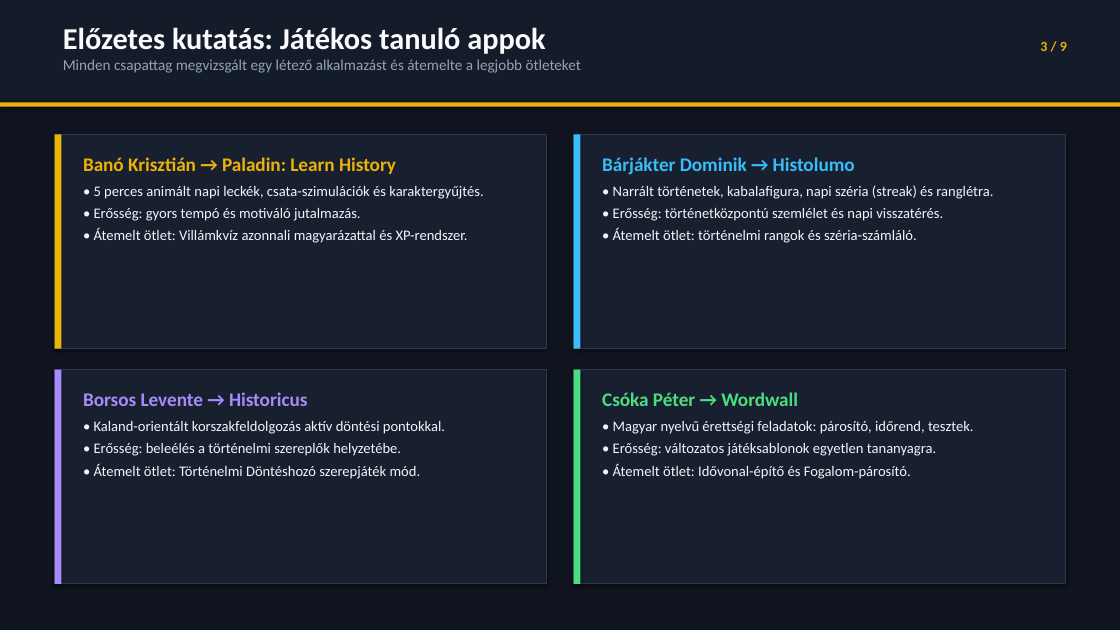
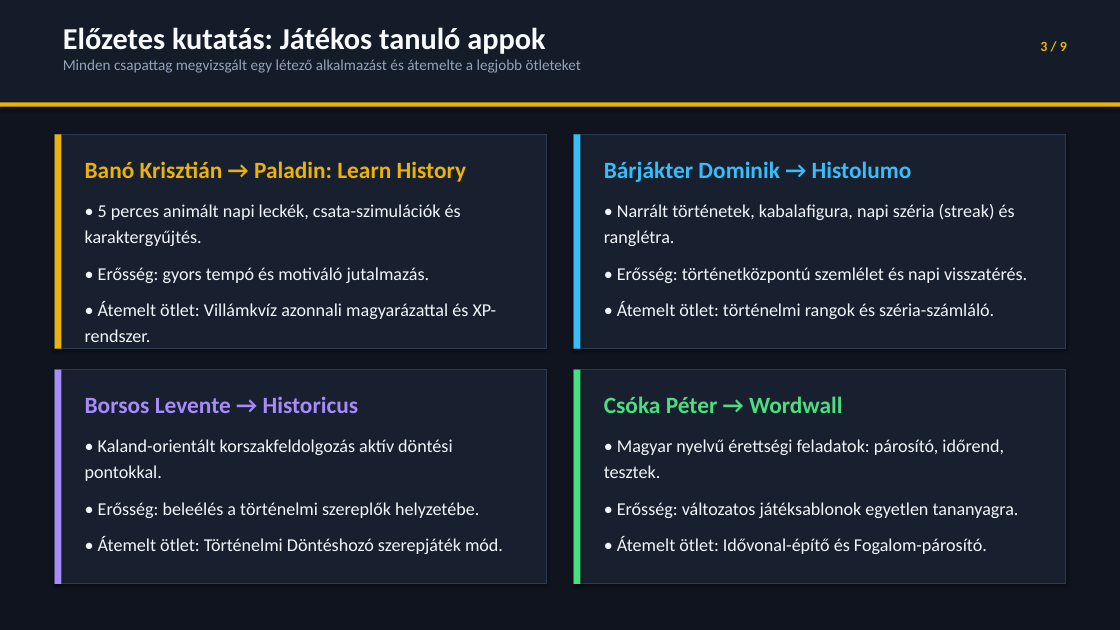
Before and after one commit to hcr1s/tortenelem_tanulo_app, a slide deck: slide 3 of docs/ToriMester_Bemutato.pptx. Drawn at 1120x630 pixels with LibreOffice and Linux fonts; fonts in the diff are those of the drawing. Boxes give left, top, right and bottom in pixels: in the first picture for what was removed or moved away, otherwise in the second. Text is boxed around its words. In the diff, an @@ line names an element or a change of style, - is before the commit and + after.

```diff
--- a/docs/ToriMester_Bemutato.pptx
+++ b/docs/ToriMester_Bemutato.pptx
@@ text "Banó Krisztián → Paladin: Learn ..." at (85, 161, 497, 342): size 16.5 to 20 pt in "Banó Krisztián → Paladin: Learn History"; size 12.5 to 15.5 pt in "• 5 perces animált napi leckék, csata-szimulációk ...", "• Erősség: gyors tempó és motiváló jutalmazás.", "• Átemelt ötlet: Villámkvíz azonnali magyarázattal és ..."; more space between paragraphs; line spacing 1 to 1.2 @@
@@ text "Bárjákter Dominik → Histolumo" at (604, 161, 1027, 319): size 16.5 to 20 pt in "Bárjákter Dominik → Histolumo"; size 12.5 to 15.5 pt in "• Narrált történetek, kabalafigura, napi széria (streak) ...", "• Erősség: történetközpontú szemlélet és napi visszatérés.", "• Átemelt ötlet: történelmi rangok és széria-számláló."; more space between paragraphs; line spacing 1 to 1.2 @@
@@ text "Borsos Levente → Historicus" at (85, 396, 503, 554): size 16.5 to 20 pt in "Borsos Levente → Historicus"; size 12.5 to 15.5 pt in "• Kaland-orientált korszakfeldolgozás aktív döntési pontokka ...", "• Erősség: beleélés a történelmi szereplők helyzetébe.", "• Átemelt ötlet: Történelmi Döntéshozó szerepjáték mód."; more space between paragraphs; line spacing 1 to 1.2 @@
@@ text "Csóka Péter → Wordwall" at (604, 396, 1019, 554): size 16.5 to 20 pt in "Csóka Péter → Wordwall"; size 12.5 to 15.5 pt in "• Magyar nyelvű érettségi feladatok: párosító, időrend, ...", "• Erősség: változatos játéksablonok egyetlen tananyagra.", "• Átemelt ötlet: Idővonal-építő és Fogalom-párosító."; more space between paragraphs; line spacing 1 to 1.2 @@
```
Also in this commit, not shown: 8 other slides changed.
